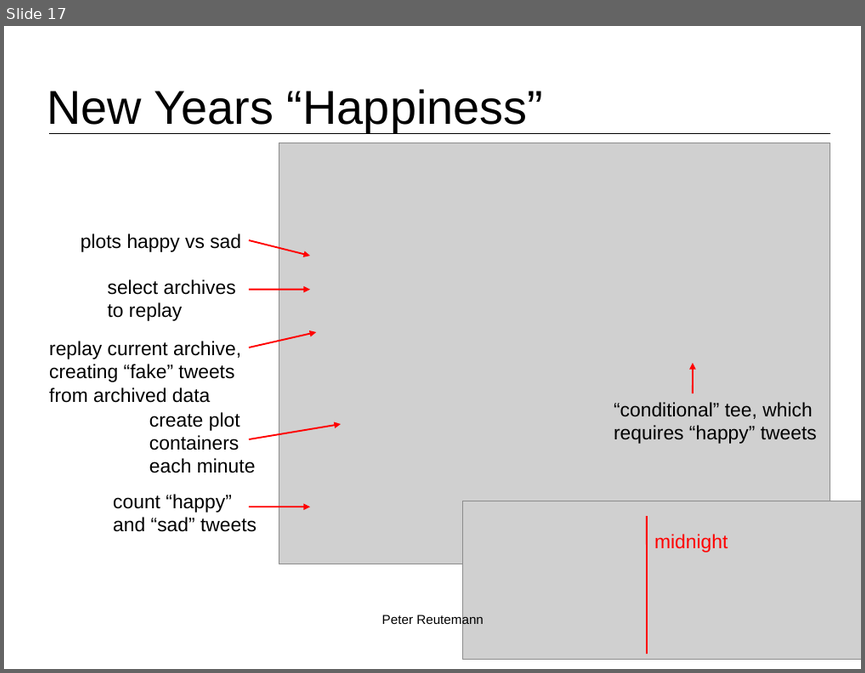
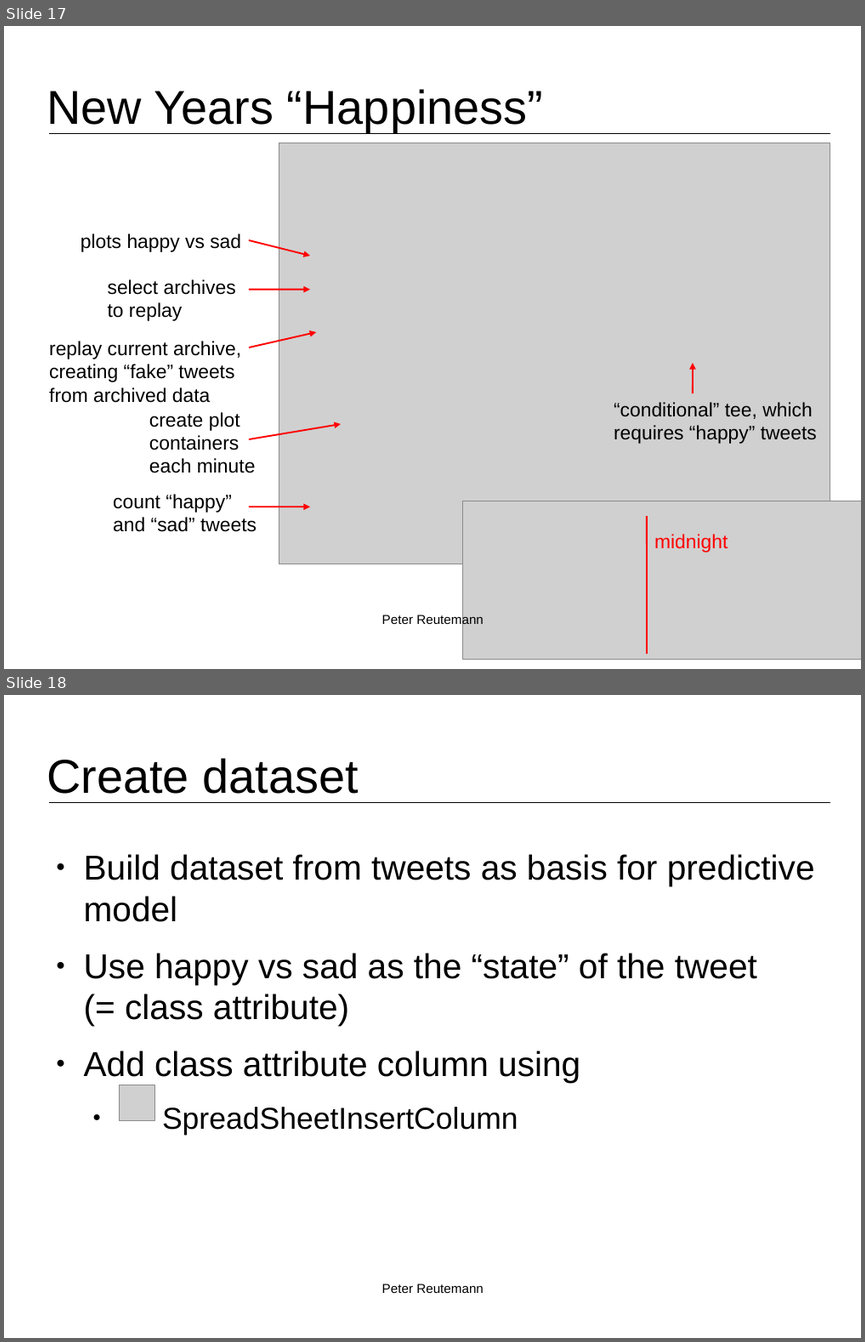
Before and after one commit to fracpete/kuching-2015, a slide deck: 4_twitter/kuching2015_twitter.odp. Shown one above the other, each under a label of ours: slide 17 before the commit, slides 17 and 18 after it. The pictures are 865x673 and 865x1342 pixels, drawn with LibreOffice and Linux fonts; fonts in the diff are those of the drawing; grey boxes stand for pictures; background and template pictures are left out. Boxes give left, top, right and bottom in pixels: in the first picture for what was removed or moved away, otherwise in the second. Text is boxed around its words. In the diff, an @@ line names an element or a change of style, - is before the commit and + after.

```diff
--- a/4_twitter/kuching2015_twitter.odp
+++ b/4_twitter/kuching2015_twitter.odp
@@ slide 18 added at box(4, 695, 861, 1338), background #FFFFFF; not listed: 1 template element that a slide beside it also shows @@
@@ title added at box(46, 758, 358, 794), 44 pt, text #000000 @@
+Create dataset
@@ text added at box(84, 854, 815, 1134), 32 pt, text #000000 @@
+● Build dataset from tweets as basis for predictive model
+● Use happy vs sad as the “state” of the tweet (= class attribute)
+● Add class attribute column using
+  ● SpreadSheetInsertColumn
@@ picture added at box(119, 1085, 154, 1120) @@
@@ text added at box(382, 1283, 483, 1293), 12 pt, text #000000 @@
+Peter Reutemann
```
Also in this commit, not shown: 3 other slides added, 10 other files.
